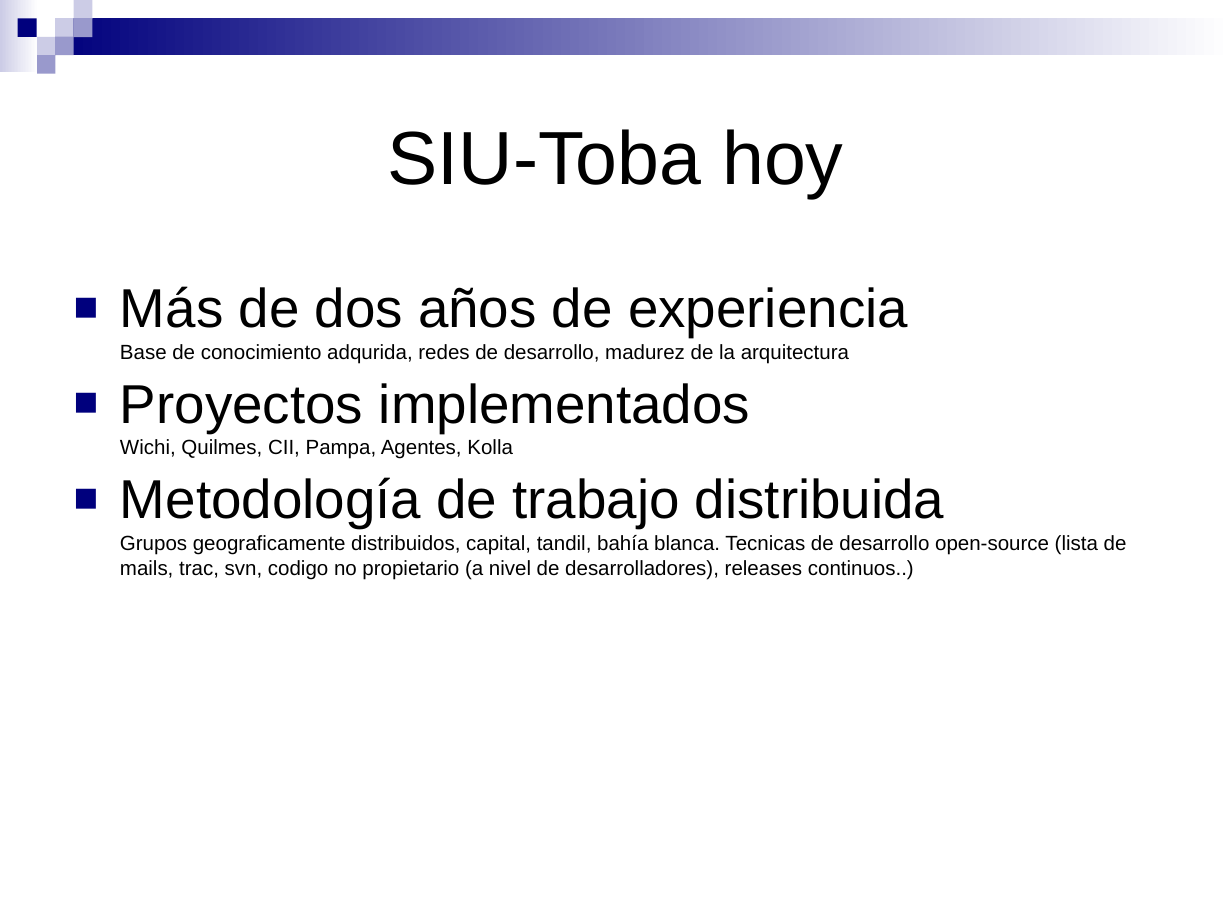
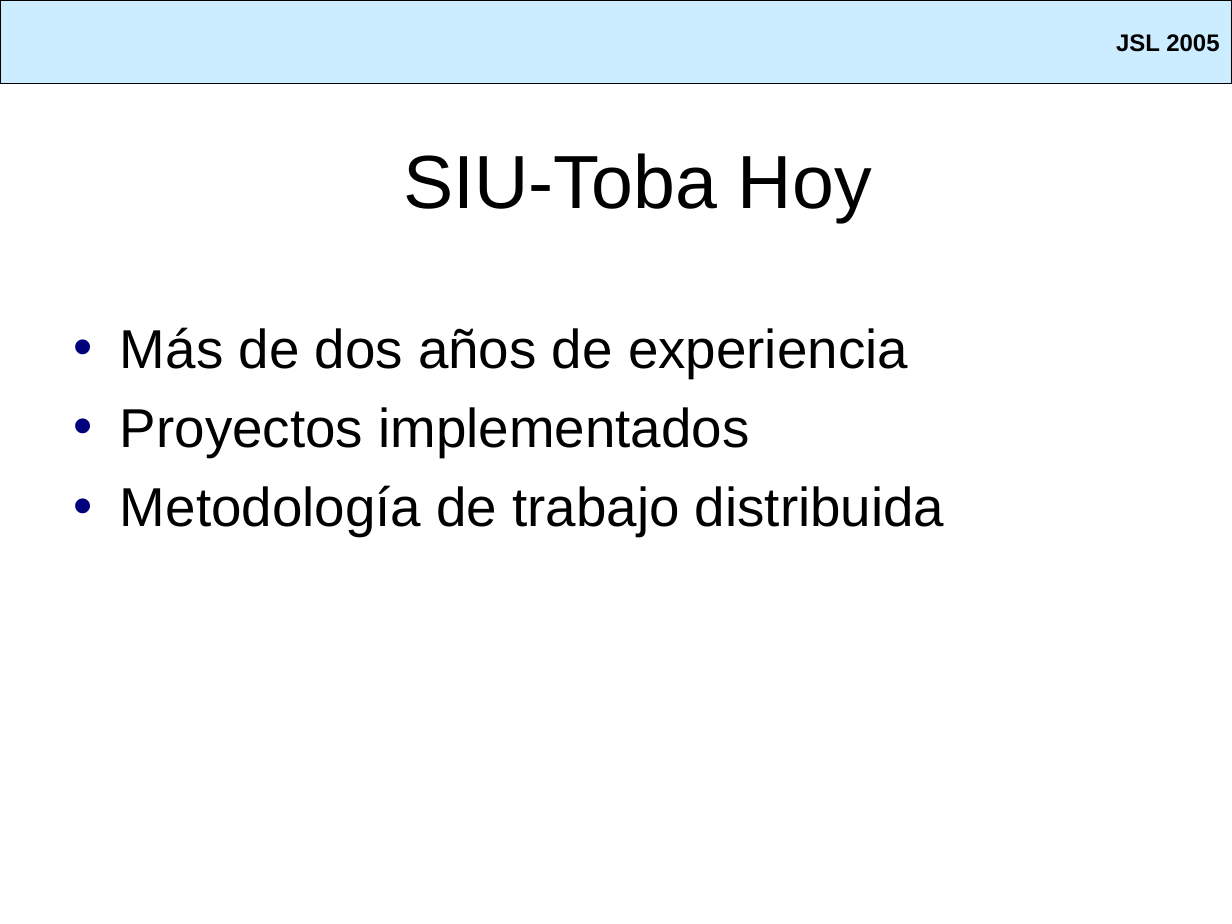
Before and after one commit to SIU-Toba/framework, a slide deck: slide 8 of doc/presentacion/Jornadas JAIIO.ppt. Drawn at 1232x924 pixels with LibreOffice and Linux fonts; fonts in the diff are those of the drawing; background and template pictures are left out. Boxes give left, top, right and bottom in pixels: in the first picture for what was removed or moved away, otherwise in the second. Text is boxed around its words. In the diff, an @@ line names an element or a change of style, - is before the commit and + after.

```diff
--- a/doc/presentacion/Jornadas JAIIO.ppt
+++ b/doc/presentacion/Jornadas JAIIO.ppt
@@ rectangle added at [0,0,1232,84], fill #CCECFF, outline #000000 0.74 pt, 14 pt, text #000000, bold @@
+JSL 2005
@@ group removed at [0,0,1232,74]: 9 rectangles @@
@@ title at [403,153,872,223]: text changed @@
-SIU-Toba hoy
+SIU-Toba Hoy
@@ text at [120,327,944,536]: text changed; size 12 to 32 pt @@
-■ Más de dos años de experiencia
-  Base de conocimiento adqurida, redes de desarrollo, madurez de la arquitectura
-■ Proyectos implementados
-  Wichi, Quilmes, CII, Pampa, Agentes, Kolla
-■ Metodología de trabajo distribuida
-  Grupos geograficamente distribuidos, capital, tandil, bahía blanca. Tecnicas de desarrollo open-source (lista de mails, trac, svn, codigo no propietario (a nivel de desarrolladores), releases continuos..)
+• Más de dos años de experiencia
+• Proyectos implementados
+• Metodología de trabajo distribuida
```
Also in this commit, not shown: 5 other slides changed, 2 slides added, 2 slides removed.
